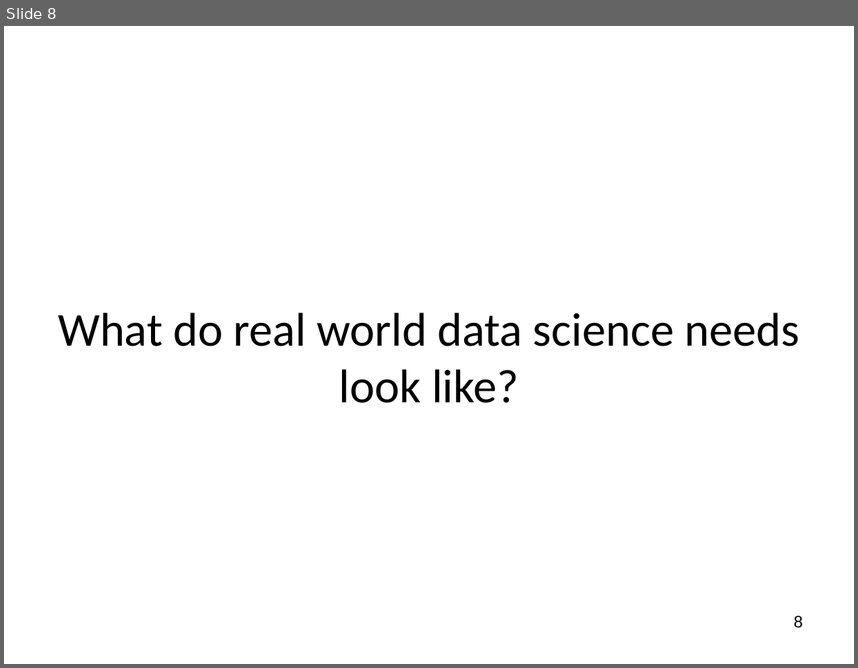
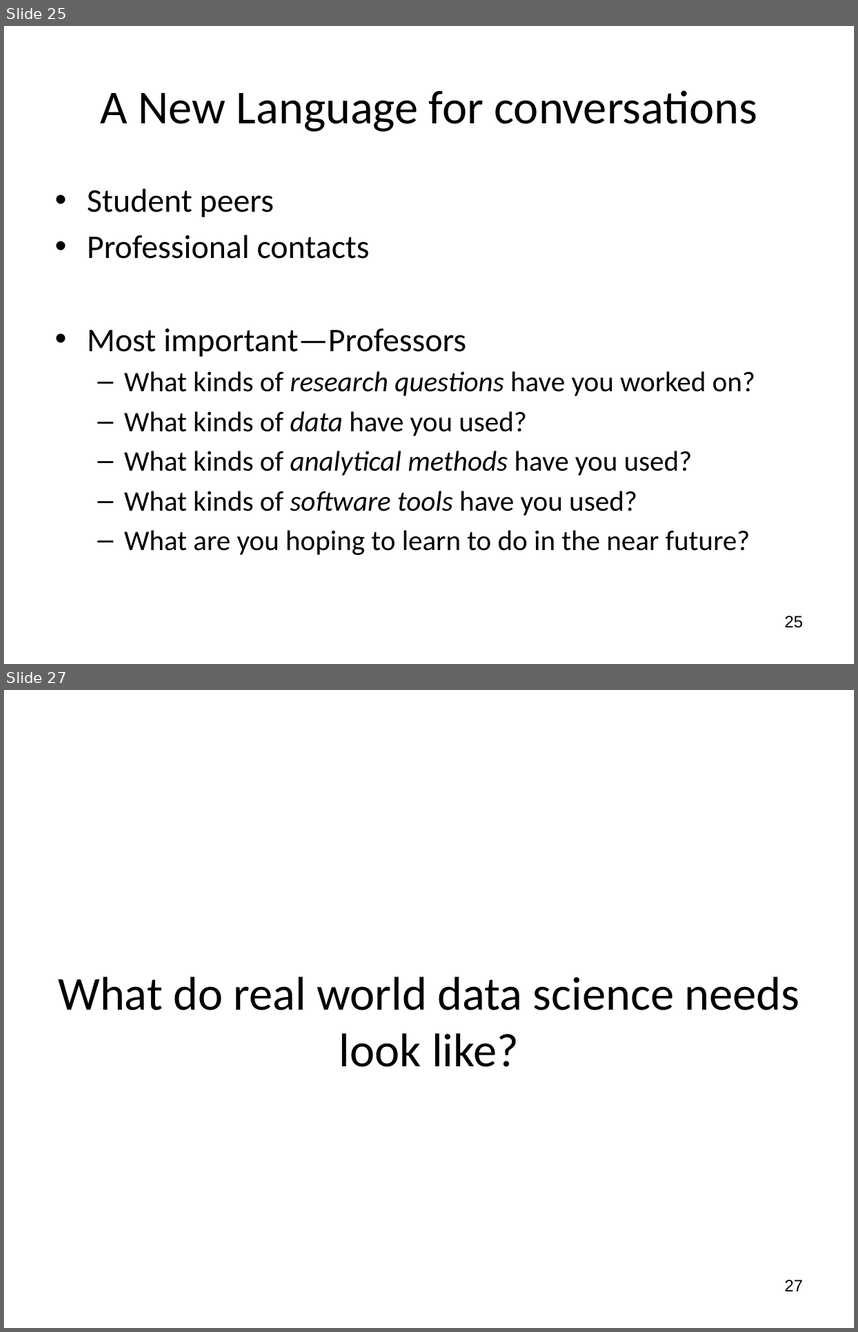
Before and after one commit to wsphd/datajam2018, a slide deck: dj2018.pptx. Shown one above the other, each under a label of ours: slide 8 before the commit, slides 25 and 27 after it; the slides between them are not shown. The pictures are 858x668 and 858x1332 pixels, drawn with LibreOffice and Linux fonts; fonts in the diff are those of the drawing. Boxes give left, top, right and bottom in pixels: in the first picture for what was removed or moved away, otherwise in the second. Text is boxed around its words. In the diff, an @@ line names an element or a change of style, - is before the commit and + after.

```diff
--- a/dj2018.pptx
+++ b/dj2018.pptx
@@ slide 25 added at [4,26,854,664], background #FFFFFF @@
@@ title added at [100,90,758,132], 40 pt, text #000000 @@
+A New Language for conversations
@@ text added at [87,188,755,555], 24 pt, text #000000 @@
+• Student peers
+• Professional contacts
+• Most important—Professors
+  – What kinds of research questions have you worked on?
+  – What kinds of data have you used?
+  – What kinds of analytical methods have you used?
+  – What kinds of software tools have you used?
+  – What are you hoping to learn to do in the near future?
@@ page number added at [784,615,803,628], 14 pt, text #000000 @@
+25
@@ what was slide 8 is now slide 27 @@
@@ page number at [784,1279,803,1291]: text changed @@
-8
+27
```
Also in this commit, not shown: 4 slides changed, 18 other slides added.
